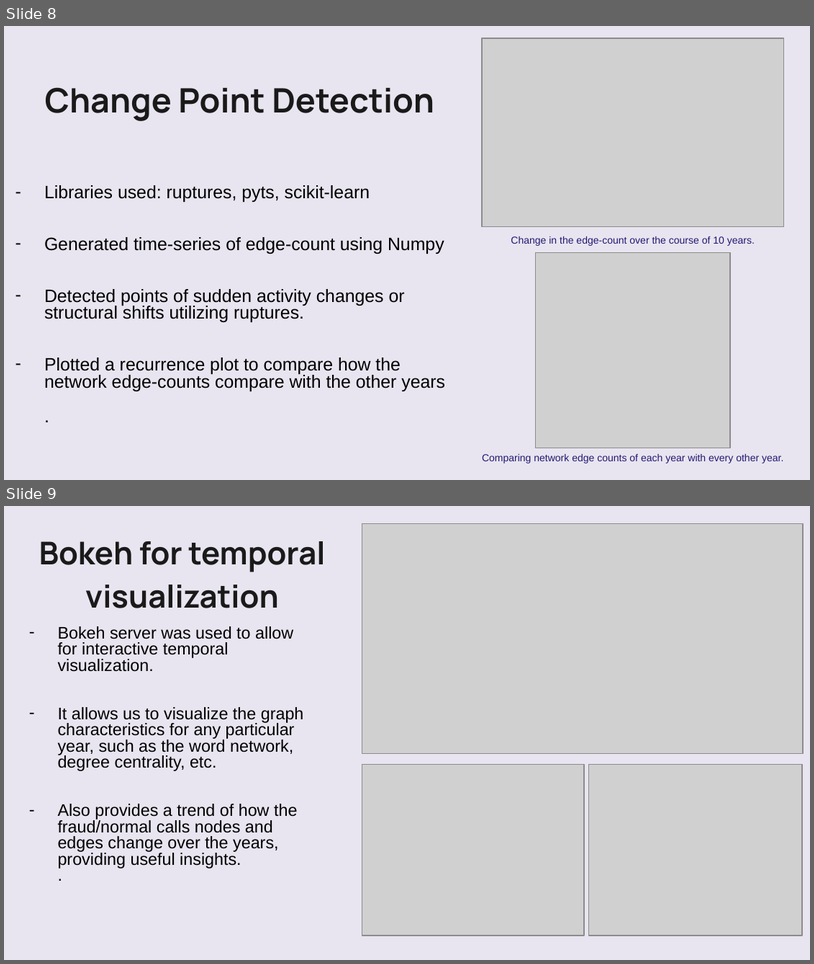
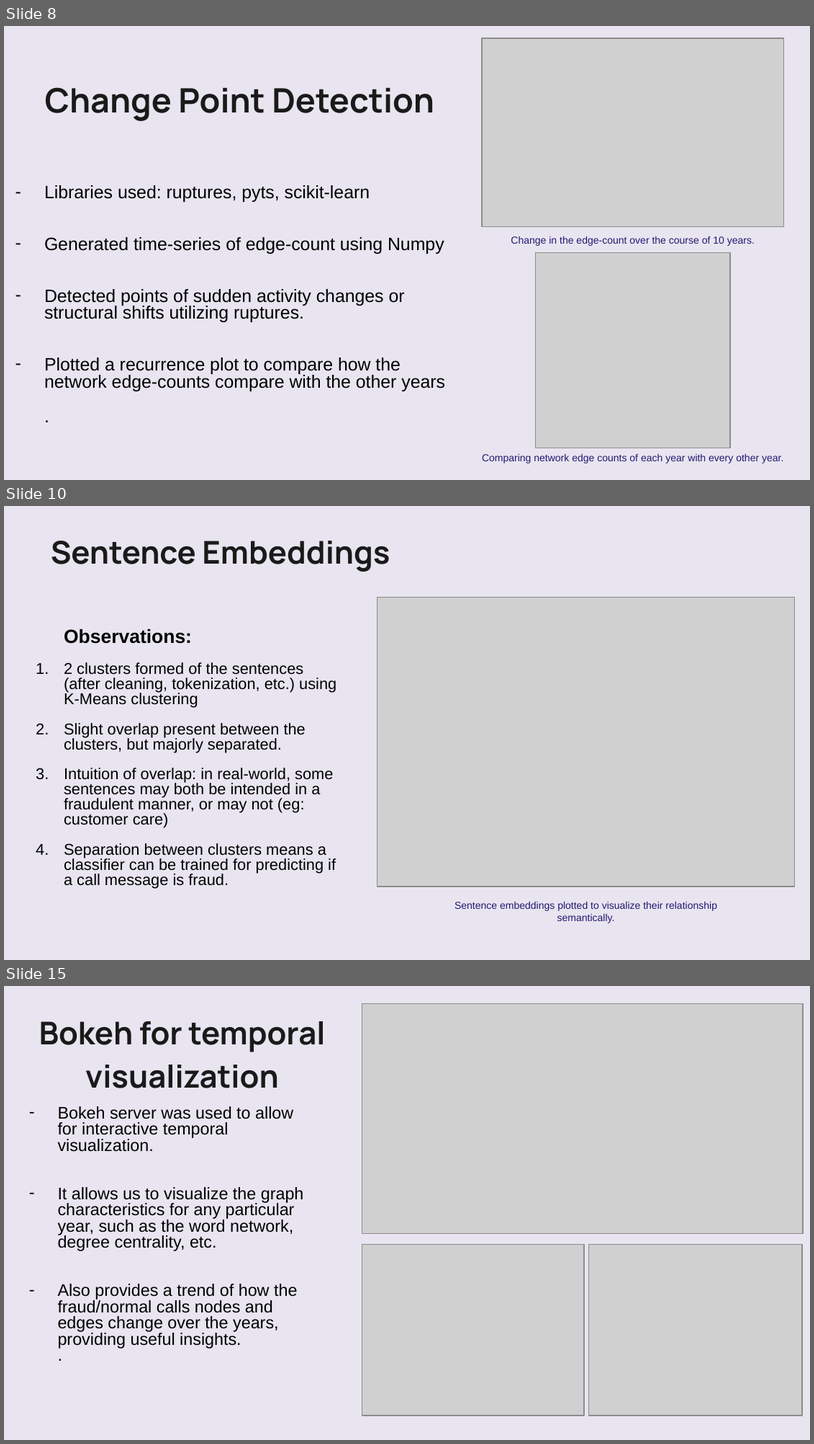
Before and after one commit to VatsalBhuva11/hoax-call-temporal-analysis, a slide deck: Group_16_SNA.pptx. Shown one above the other, each under a label of ours: slides 8 and 9 before the commit, slides 8, 10 and 15 after it; the slides between them are not shown. The pictures are 814x964 and 814x1444 pixels, drawn with LibreOffice and Linux fonts; fonts in the diff are those of the drawing; grey boxes stand for pictures; background and template pictures are left out. Boxes give left, top, right and bottom in pixels: in the first picture for what was removed or moved away, otherwise in the second. Text is boxed around its words. In the diff, an @@ line names an element or a change of style, - is before the commit and + after.

```diff
--- a/Group_16_SNA.pptx
+++ b/Group_16_SNA.pptx
@@ slide 10 added at (x1=4, y1=506, x2=810, y2=960), background picture (left out) @@
@@ freeform shape added at (x1=4, y1=506, x2=810, y2=960), fill #FAFAFA at 75% opacity @@
@@ text added at (x1=51, y1=541, x2=390, y2=572), 28 pt, text #1A1A1A, bold @@
+Sentence Embeddings
@@ picture added at (x1=378, y1=597, x2=795, y2=886) @@
@@ subtitle added at (x1=64, y1=628, x2=337, y2=888), 14 pt, text #000000 @@
+Observations:
+1. 2 clusters formed of the sentences (after cleaning, tokenization, etc.) using K-Means clustering
+2. Slight overlap present between the clusters, but majorly separated.
+3. Intuition of overlap: in real-world, some sentences may both be intended in a fraudulent manner, or may not (eg: customer care)
+4. Separation between clusters means a classifier can be trained for predicting if a call message is fraud.
@@ text added at (x1=455, y1=901, x2=718, y2=923), 9 pt, text #231870 @@
+Sentence embeddings plotted to visualize their relationship semantically.
@@ what was slide 9 is now slide 15 @@
```
Also in this commit, not shown: 4 slides changed, 10 other slides added, 1 slide removed, 3 other files.
